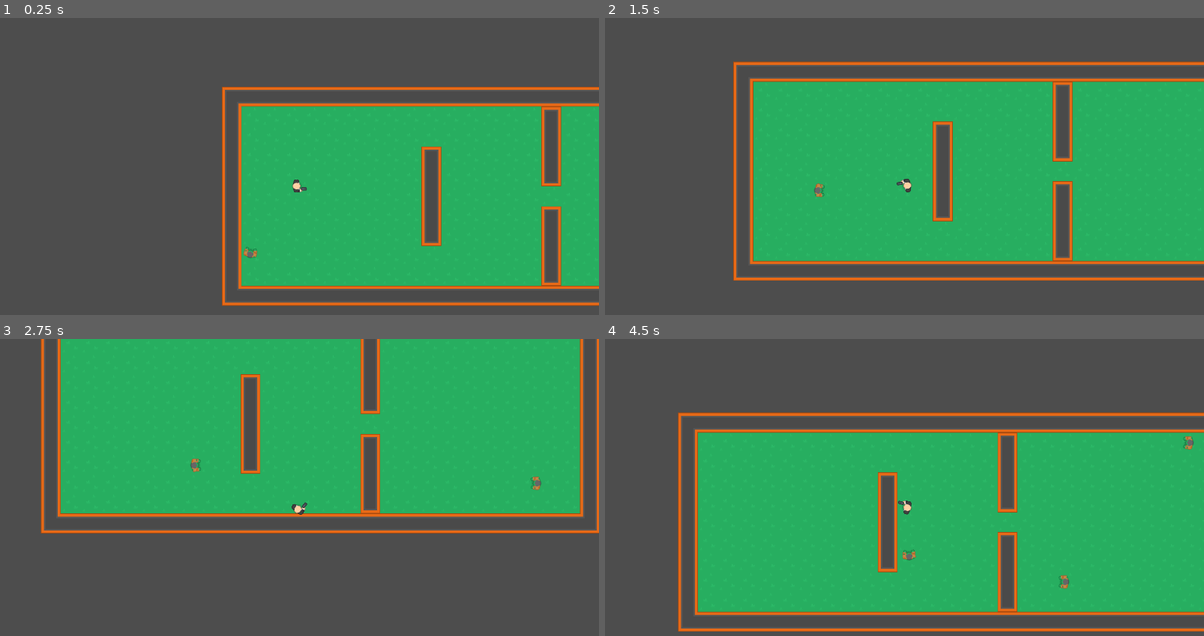
Above: before the commit, frames 1-4 (two rows, left to right).
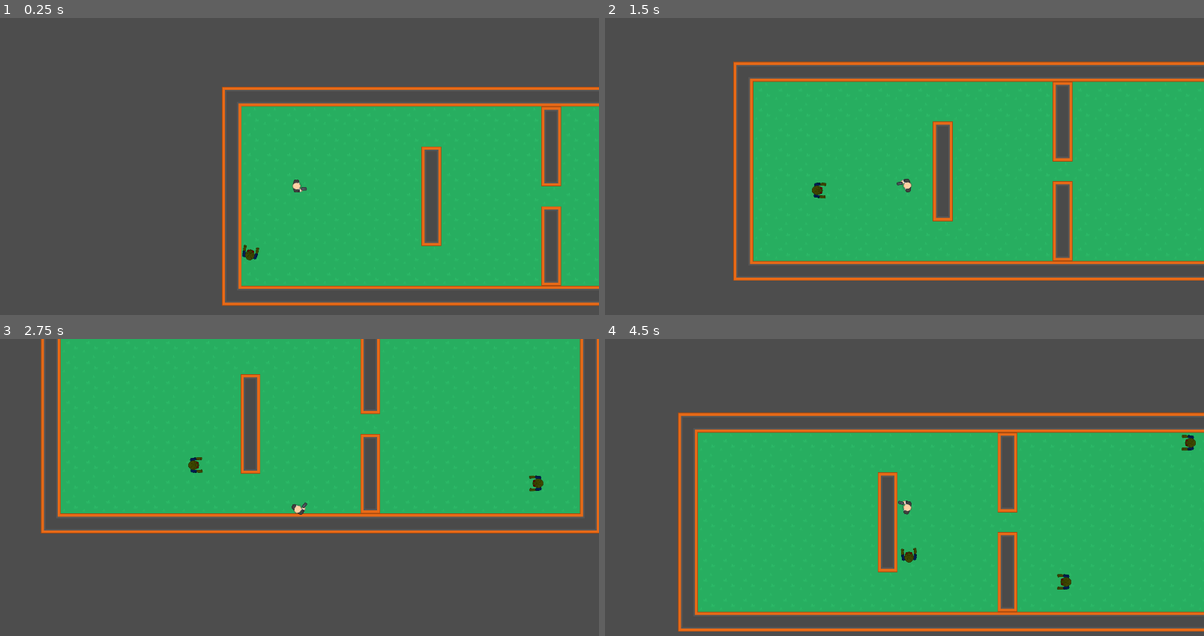
Above: after the commit, the same moments.

Repository: luuismrtn/desolation-zombie
Game: Godot game, scene res://Escenas/casa.tscn
Two runs of this game, one before a commit and one after it. Both use one fixed random seed, a clock stepped at 60 frames per second and the inputs below.
Inputs (mouse positions are in pixels of both pictures, inside the frame that each line leads up to):
- Up to frame 1 (0.25 s): no input
- Up to frame 2 (1.5 s): move the mouse to (1036, 169) at 0.52 s; hold D (right) 0.53-1.28 s; move the mouse to (784, 202) at 1.27 s; hold S (down) from 1.28 s (still down)
- Up to frame 3 (2.75 s): move the mouse to (359, 434) at 2.02 s; release S (down) at 2.03 s; hold D (right) from 2.03 s (still down)
- Up to frame 4 (4.5 s): move the mouse to (874, 573) at 2.77 s; release D (right) at 2.78 s; hold W (up) 2.78-3.53 s; move the mouse to (1084, 558) at 3.52 s; hold A (left) from 3.53 s (still down); move the mouse to (724, 457) at 4.27 s

The runs differ from the first frame. In frame 1, 0.1% of the frame differs, in the area x 40-44%, y 76-82%; in frame 2, less than 0.1%; in frame 3, 0.2%; in frame 4, 0.3%, in the area x 49-99%, y 32-85%.

Commit message:
texturas de zombi fuerte y debil añadidas

Diff:
--- a/Escenas/zombie.tscn
+++ b/Escenas/zombie.tscn
@@ -1,7 +1,7 @@
 [gd_scene load_steps=4 format=3 uid="uid://nfef4utaex2p"]
 
 [ext_resource type="Script" path="res://Scripts/Zombie.gd" id="1_8pbgr"]
-[ext_resource type="Texture2D" uid="uid://brlbfj5ebjr11" path="res://Sprites/kenney_top-down-shooter/PNG/Zombie 1/zoimbie1_hold.png" id="2_m0tp5"]
+[ext_resource type="Texture2D" uid="uid://b6i28gjwrxq2v" path="res://Sprites/Zombi fuerte.png" id="2_xdj87"]
 
 [sub_resource type="CircleShape2D" id="CircleShape2D_ksi1s"]
 radius = 16.0078
@@ -12,7 +12,8 @@
 script = ExtResource("1_8pbgr")
 
 [node name="ZombieSkin" type="Sprite2D" parent="."]
-texture = ExtResource("2_m0tp5")
+rotation = -1.5708
+texture = ExtResource("2_xdj87")
 
 [node name="CollisionShape2D" type="CollisionShape2D" parent="."]
 position = Vector2(1.5, 0)
Binary file added: Sprites/Zombi debil.png
Not shown, added: Sprites/Zombi debil.png.import
Binary file added: Sprites/Zombi fuerte.png
Not shown, added: Sprites/Zombi fuerte.png.import
